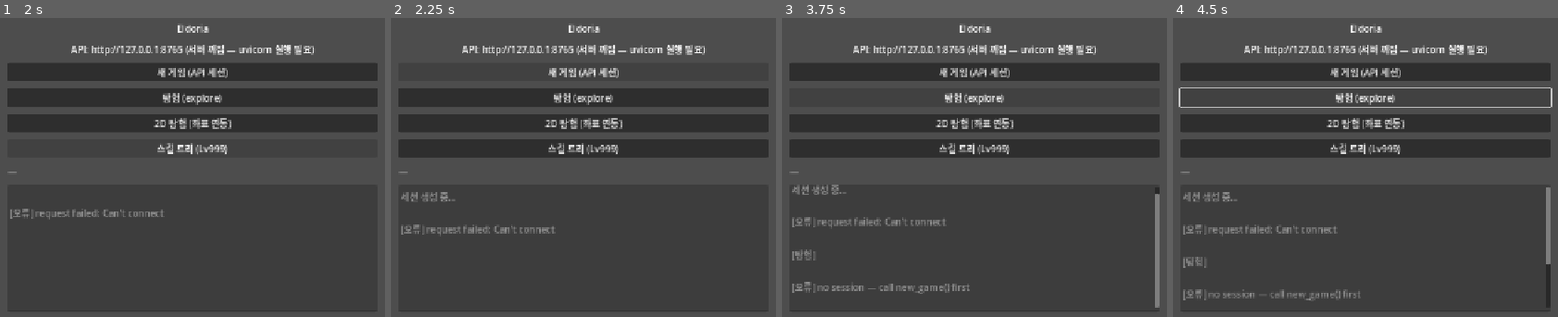
Above: before the commit, frames 1-4 (left to right).
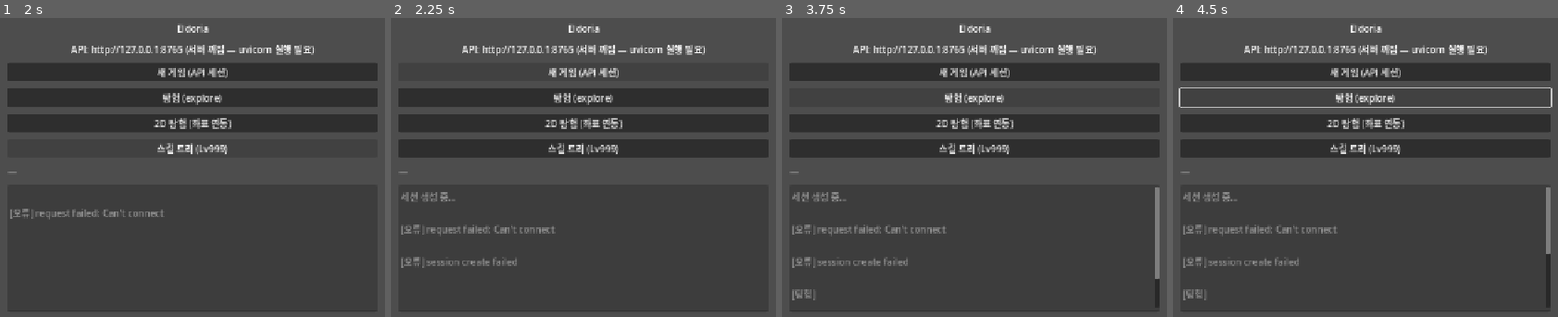
Above: after the commit, the same moments.

Repository: weed97/test1
Game: Godot game, scene res://scenes/exploration.tscn
Two runs of this game, one before a commit and one after it. Both use one fixed random seed, a clock stepped at 60 frames per second and the inputs below. This scene is started directly instead of the project's main scene.
Inputs:
- Up to frame 1 (2 s): click "2D 탐험 (좌표 연동)" at 0.5 s; click "스킬 트리 (Lv999)" at 1.25 s
- Up to frame 2 (2.25 s): click "새 게임 (API 세션)" at 2 s
- Up to frame 3 (3.75 s): click "새 게임 (API 세션)" at 2.75 s; click "탐험 (explore)" at 3.5 s
- Up to frame 4 (4.5 s): tap Enter at 4.25 s; hold Right (ui_right) from 4.28 s (still down)

Frame 1 is identical in both runs. In frame 2, 0.4% of the frame differs, in the area x 2-33%, y 79-84%; in frame 3, 2.6%, in the area x 2-99%, y 55-97%; in frame 4, 0.8%.

Commit message:
Polish error handling: CI, Godot guards, JSON-safe RNG state
- Add GitHub Actions workflow to run 265 unit tests on every PR
- Godot: skill_tree safe character selection, remove duplicate signal
- Godot: exploration camera make_current, session create error emit
- Persist ecology rng_state as JSON-safe list for reliable saves
- agent_mind: only raise on catalog preview fail for hero-like agents
- API test for POST /v1/combat/arthur_skill

Co-authored-by: weed97 <weed97@users.noreply.github.com>

Diff:
--- a/fantasy_simulator/client/godot/scenes/exploration.gd
+++ b/fantasy_simulator/client/godot/scenes/exploration.gd
@@ -29,10 +29,12 @@
 
 
 func _setup_camera() -> void:
-	if _player.get_node_or_null("Camera2D") == null:
-		var cam := Camera2D.new()
+	var cam: Camera2D = _player.get_node_or_null("Camera2D") as Camera2D
+	if cam == null:
+		cam = Camera2D.new()
 		cam.name = "Camera2D"
 		_player.add_child(cam)
+	cam.make_current()
 
 
 func _setup_collision() -> void:
--- a/fantasy_simulator/client/godot/scenes/skill_tree.gd
+++ b/fantasy_simulator/client/godot/scenes/skill_tree.gd
@@ -37,7 +37,16 @@
 	_load_token += 1
 	var token := _load_token
 	$VBox/TreeLabel.text = "스킬 트리 불러오는 중…"
-	var cid: String = str($VBox/CharacterOption.get_item_metadata($VBox/CharacterOption.selected))
+	var opt: OptionButton = $VBox/CharacterOption
+	if opt.item_count == 0:
+		$VBox/TreeLabel.text = "캐릭터 목록이 비어 있습니다."
+		return
+	var sel := opt.selected
+	if sel < 0:
+		sel = 0
+	var cid: String = str(opt.get_item_metadata(sel))
+	if cid.is_empty():
+		cid = opt.get_item_text(sel)
 	var tree: Dictionary = await ApiClient.fetch_skill_tree(cid)
 	if token != _load_token:
 		return
--- a/fantasy_simulator/client/godot/scenes/skill_tree.tscn
+++ b/fantasy_simulator/client/godot/scenes/skill_tree.tscn
@@ -42,5 +42,3 @@
 [node name="BackButton" type="Button" parent="VBox"]
 layout_mode = 2
 text = "메인 메뉴"
-
-[connection signal="item_selected" from="VBox/CharacterOption" to="." method="_on_character_changed"]
--- a/fantasy_simulator/client/godot/scripts/net/api_client.gd
+++ b/fantasy_simulator/client/godot/scripts/net/api_client.gd
@@ -26,8 +26,12 @@
 		body["seed"] = seed
 	var parsed := await _post_json("/v1/session/new", body)
 	if parsed == null:
+		api_error.emit("session create failed")
 		return
 	session_id = str(parsed.get("session_id", ""))
+	if session_id.is_empty():
+		api_error.emit("session_id missing in response")
+		return
 	session_created.emit(parsed)
 
 
Not shown, added: .github/workflows/test.yml
Not shown, changed: fantasy_simulator/tests/test_api_server.py
Not shown, changed: fantasy_simulator/utils/agent_mind.py
Not shown, changed: fantasy_simulator/utils/field_agents.py
